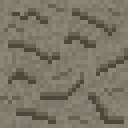
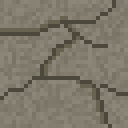
Before/after of a 128×128 layered artwork. What changed in the layer stack:
"Stone Block": blend pass through → normal over [0, 0, 128, 128]
painted on "stone_bodyline_lightdark" over [0, 4, 128, 124]
painted on "stone_bodyline_dark" over [0, 0, 128, 128]
